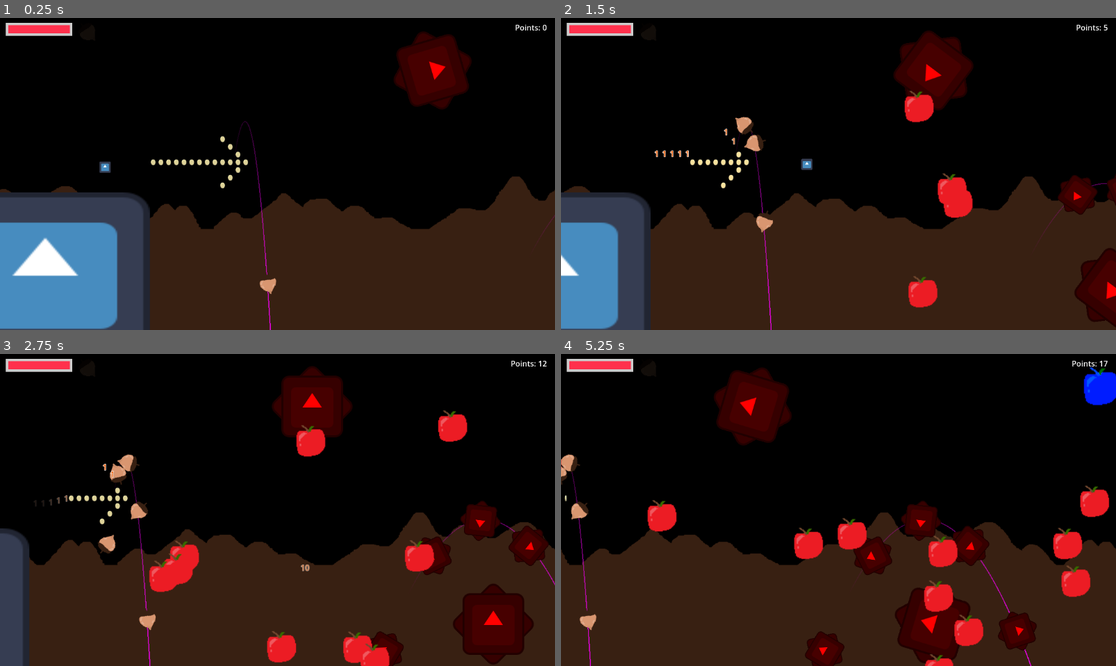
Above: before the commit, frames 1-4 (two rows, left to right).
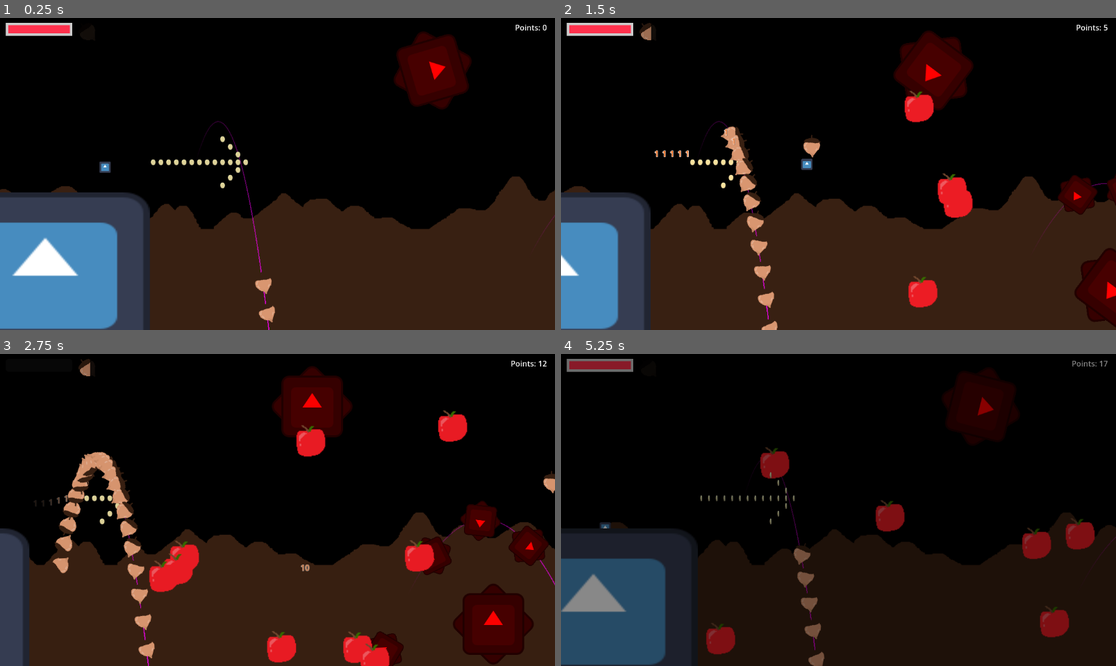
Above: after the commit, the same moments.

Repository: Kurooco/HonorsProject
Game: Godot game, scene res://globals/level_handler.tscn
Two runs of this game, one before a commit and one after it. Both use one fixed random seed, a clock stepped at 60 frames per second and the inputs below. The engine's default icon, where the game draws it, is replaced by a stand-in: a white triangle on a blue panel in a dark square.
Inputs:
- Up to frame 1 (0.25 s): no input
- Up to frame 2 (1.5 s): hold Down (dive) 0.53-1.28 s; hold Right (right) from 0.53 s (still down); tap Up (jump) at 0.77 s; tap Space (shoot) at 1.35 s
- Up to frame 3 (2.75 s): tap Up (jump) at 1.52 s; release Right (right) at 2.03 s; hold Left (left) from 2.03 s (still down); hold Down (dive) from 2.03 s (still down)
- Up to frame 4 (5.25 s): release Left (left) at 2.78 s; release Down (dive) at 2.78 s; hold Right (right) 2.78-4.28 s; tap Space (shoot) at 2.85, 4.35 s; tap Up (jump) at 3.02, 3.77, 4.52 s; hold Down (dive) 3.53-4.28 s; hold Left (left) 4.28-5.03 s; hold Right (right) from 5.03 s (still down); hold Down (dive) from 5.03 s (still down)

The runs differ from the first frame. In frame 1, 0.5% of the frame differs, in the area x 36-50%, y 32-100%; in frame 2, 1.9%; in frame 3, 3.5%; in frame 4, 49%, in the area x 0-100%, y 1-100%.

Commit message:
made basic death respawn, fixed collection glitch

Diff:
--- a/globals/level_handler.gd
+++ b/globals/level_handler.gd
@@ -1,13 +1,16 @@
 extends Node
 
-var current_level = null
 @export var opening_scene : PackedScene
+@onready var fade = $FadeCanvas/Fade
+var current_level : Node = null
+var fade_tween : Tween = null
+
+signal fade_ended
 
 # Called when the node enters the scene tree for the first time.
 func _ready():
 	Autoload.level_handler = self
 	set_level(opening_scene.resource_path)
-
 
 
 func set_level(path: String):
@@ -17,3 +20,27 @@
 	var new_level = load(path).instantiate()
 	current_level = new_level
 	add_child(new_level)
+
+
+func restart_level():
+	fade_out()
+	await fade_ended
+	await get_tree().create_timer(1).timeout
+	set_level(current_level.scene_file_path)
+	fade_in()
+	await fade_ended
+
+func fade_out(color=Color.BLACK):
+	if(is_instance_valid(fade_tween)):
+		fade_tween.kill()
+	fade_tween = create_tween()
+	fade_tween.tween_property(fade, "color", color, 1)
+	fade_tween.tween_callback(fade_ended.emit)
+
+func fade_in():
+	var transparent_color = Color(fade.color.r, fade.color.g, fade.color.b, 0)
+	if(is_instance_valid(fade_tween)):
+		fade_tween.kill()
+	fade_tween = create_tween()
+	fade_tween.tween_property(fade, "color", transparent_color, 1)
+	fade_tween.tween_callback(fade_ended.emit)
--- a/globals/level_handler.tscn
+++ b/globals/level_handler.tscn
@@ -49,3 +49,12 @@
 texture_progress = ExtResource("4_d5bor")
 tint_under = Color(0.0846899, 0.0846899, 0.0846899, 1)
 tint_progress = Color(0.724643, 0.724643, 0.724643, 1)
+
+[node name="FadeCanvas" type="CanvasLayer" parent="."]
+
+[node name="Fade" type="ColorRect" parent="FadeCanvas"]
+offset_left = -85.0
+offset_top = -56.0
+offset_right = 1268.0
+offset_bottom = 751.0
+color = Color(0, 0, 0, 0)
--- a/scenes/components/hurt_box.gd
+++ b/scenes/components/hurt_box.gd
@@ -11,15 +11,17 @@
 signal hurt
 
 func _ready():
-	$InvinciblityTimer.wait_time = invincible_time
+	if(invincible_time > 0):
+		$InvinciblityTimer.wait_time = invincible_time
 
 
 func damage(amount:int, impact:Vector2) -> bool:
 	if(!currently_invincible):
 		hurt.emit()
 		health_component.hurt(amount)
-		currently_invincible = true
-		$InvinciblityTimer.start()
+		if(invincible_time > 0):
+			currently_invincible = true
+			$InvinciblityTimer.start()
 		if(is_instance_valid(impact_reciever) && impact_reciever.has_method("apply_impact")):
 			impact_reciever.apply_impact(impact)
 		return true
--- a/scenes/level_objects/assist/coin.tscn
+++ b/scenes/level_objects/assist/coin.tscn
@@ -51,6 +51,7 @@
 [node name="Coin" node_paths=PackedStringArray("particles") instance=ExtResource("1_yop0g")]
 script = ExtResource("2_cf24c")
 particles = NodePath("CPUParticles2D")
+autocollect = true
 
 [node name="AnimatedSprite2D" type="AnimatedSprite2D" parent="." index="0"]
 position = Vector2(-2, 0)
--- a/scenes/level_objects/hazards/enemy.tscn
+++ b/scenes/level_objects/hazards/enemy.tscn
@@ -53,6 +53,7 @@
 
 [node name="HurtBox" parent="." node_paths=PackedStringArray("health_component", "impact_reciever") instance=ExtResource("5_5ky15")]
 health_component = NodePath("../HealthComponent")
+invincible_time = 0.0
 impact_reciever = NodePath("..")
 
 [node name="CollisionShape2D" type="CollisionShape2D" parent="HurtBox"]
--- a/scenes/levels/level_1.tscn
+++ b/scenes/levels/level_1.tscn
@@ -162,8 +162,8 @@
 [node name="SingleShooter4" parent="." instance=ExtResource("8_s8va5")]
 position = Vector2(13.5396, 377.779)
 scene = ExtResource("5_sk5k4")
-velocity = Vector2(-40, -700)
-delay = 0.5
+velocity = Vector2(-80, -700)
+delay = 0.1
 
 [node name="TileMapLayer" type="TileMapLayer" parent="."]
 tile_map_data = PackedByteArray("AADx//7/AAAAAAAAAQDy//7/AAAAAAAAAQDz//7/AAAAAAAAAQD0//7/AAAAAAAAAQD1//7/AAAAAAAAAQD2// …(2592 unchanged characters)…
--- a/scenes/player/collectable.gd
+++ b/scenes/player/collectable.gd
@@ -2,6 +2,7 @@
 class_name Collectable
 
 @export var particles : CPUParticles2D
+@export var autocollect : bool
 
 signal collected
 
--- a/scenes/player/player.gd
+++ b/scenes/player/player.gd
@@ -9,7 +9,7 @@
 var jump_velocity = MAX_JUMP_VELOCITY
 var last_direction = 1
 var consecutive_bounces = 0
-var max_acorns = 3
+var max_acorns = 5
 var acorns = 0
 var impact = Vector2.ZERO
 @onready var health_component = $HealthComponent
@@ -25,6 +25,9 @@
 	var relative_position = position - get_viewport().get_camera_2d().position
 	if(relative_position.y < -get_viewport_rect().size.y/2):
 		velocity += get_gravity() * delta * 2
+	if(position.y > get_viewport().get_camera_2d().position.y + get_viewport_rect().size.y/2.0):
+		$HealthComponent.kill()
+		set_physics_process(false)
 
 	# Apply impact from enemies
 	if(impact != Vector2.ZERO):
@@ -69,7 +72,7 @@
 	elif(area is Acorn && acorns < max_acorns): # && Input.is_action_pressed("shoot") &&
 		area.collect()
 		acorns += 1
-	elif(area is Collectable):
+	elif(area is Collectable && area.autocollect):
 		area.collect()
 
 func shoot_acorn(dir):
@@ -81,3 +84,8 @@
 
 func apply_impact(i: Vector2):
 	impact += i
+
+
+func _on_health_component_killed():
+	hide()
+	Autoload.level_handler.restart_level()
--- a/scenes/player/player.tscn
+++ b/scenes/player/player.tscn
@@ -45,3 +45,4 @@
 shape = SubResource("RectangleShape2D_p47bc")
 
 [connection signal="area_entered" from="DetectionArea" to="." method="_on_detection_area_area_entered"]
+[connection signal="killed" from="HealthComponent" to="." method="_on_health_component_killed"]
